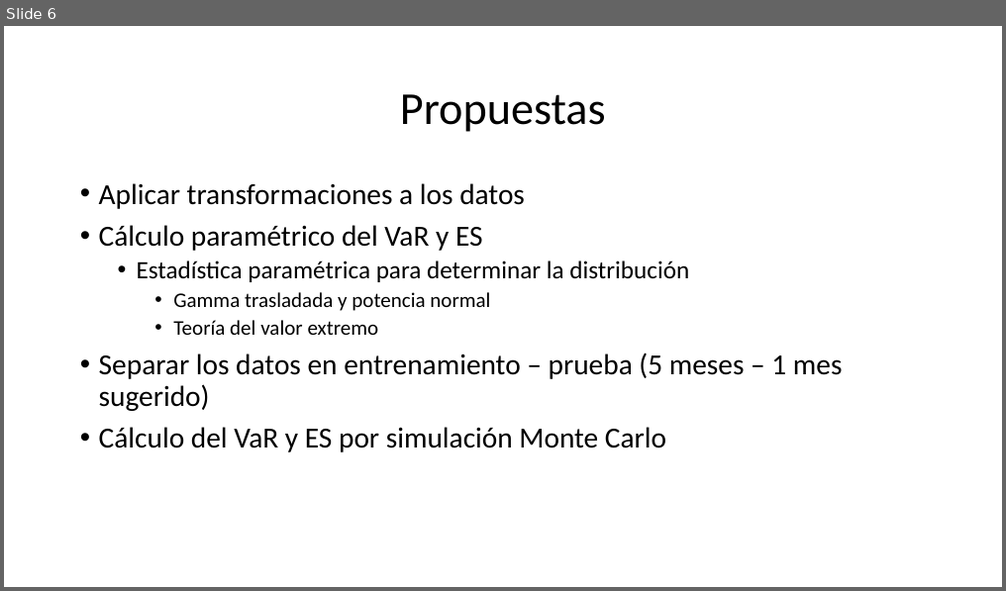
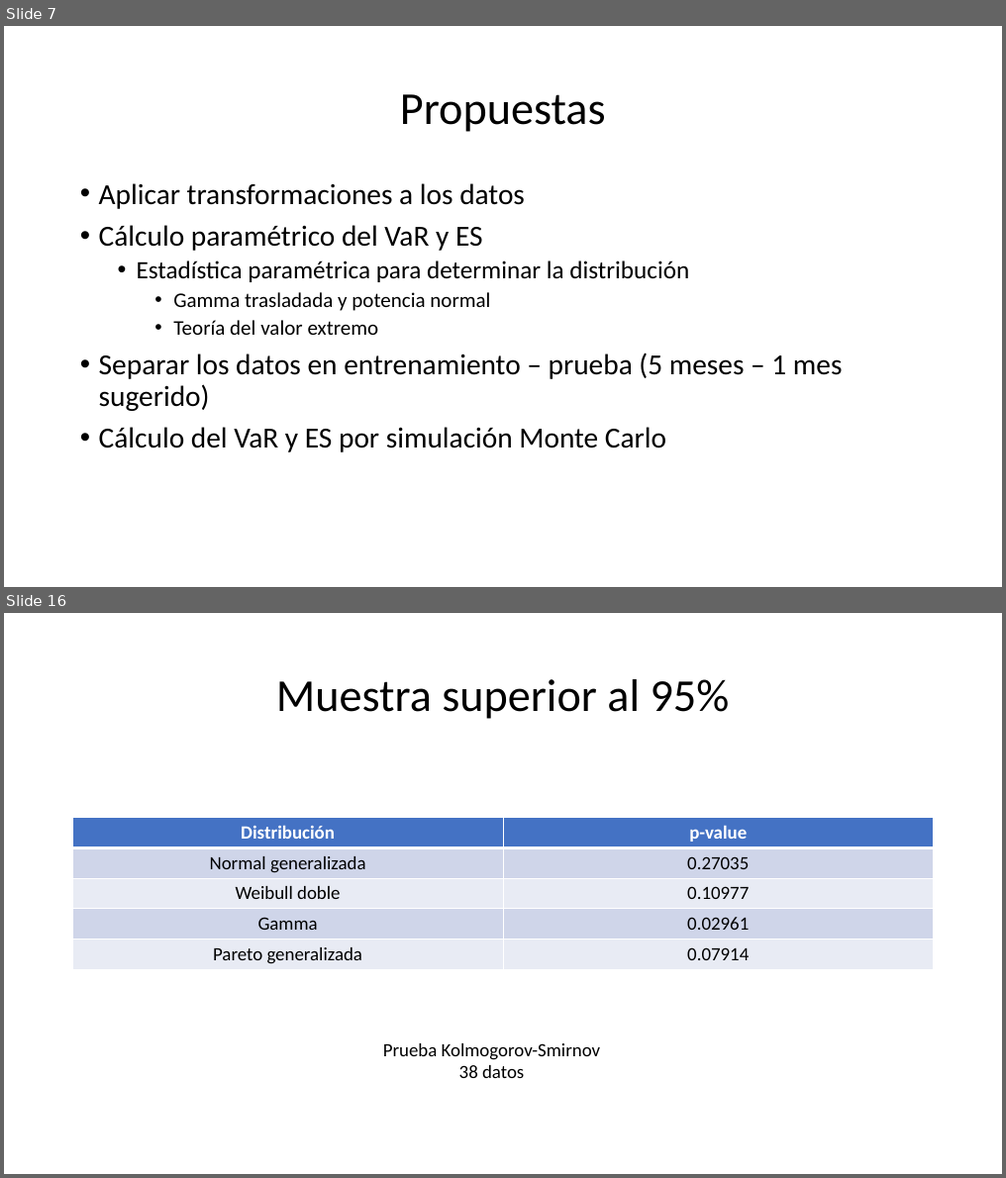
Before and after one commit to EstebanLSCR/Codigo-proyecto, a slide deck: Presentación proyecto.pptx. Shown one above the other, each under a label of ours: slide 6 before the commit, slides 7 and 16 after it; the slides between them are not shown. The pictures are 1006x591 and 1006x1178 pixels, drawn with LibreOffice and Linux fonts; fonts in the diff are those of the drawing. Boxes give left, top, right and bottom in pixels: in the first picture for what was removed or moved away, otherwise in the second. Text is boxed around its words. In the diff, an @@ line names an element or a change of style, - is before the commit and + after.

```diff
--- a/Presentación proyecto.pptx
+++ b/Presentación proyecto.pptx
@@ slide 16 added at (x1=4, y1=613, x2=1002, y2=1174), background #FFFFFF @@
@@ title added at (x1=276, y1=679, x2=730, y2=719), 44 pt, text #000000 @@
+Muestra superior al 95%
@@ table added at (x1=73, y1=818, x2=934, y2=970), 5 rows, 2 columns @@
+Distribución | p-value
+Normal generalizada | 0.27035
+Weibull doble | 0.10977
+Gamma | 0.02961
+Pareto generalizada | 0.07914
@@ text added at (x1=383, y1=1044, x2=601, y2=1078), 18 pt, text #000000 @@
+Prueba Kolmogorov-Smirnov
+38 datos
@@ what was slide 6 is now slide 7 @@
```
Also in this commit, not shown: 2 slides changed, 11 other slides added, 7 other files.
